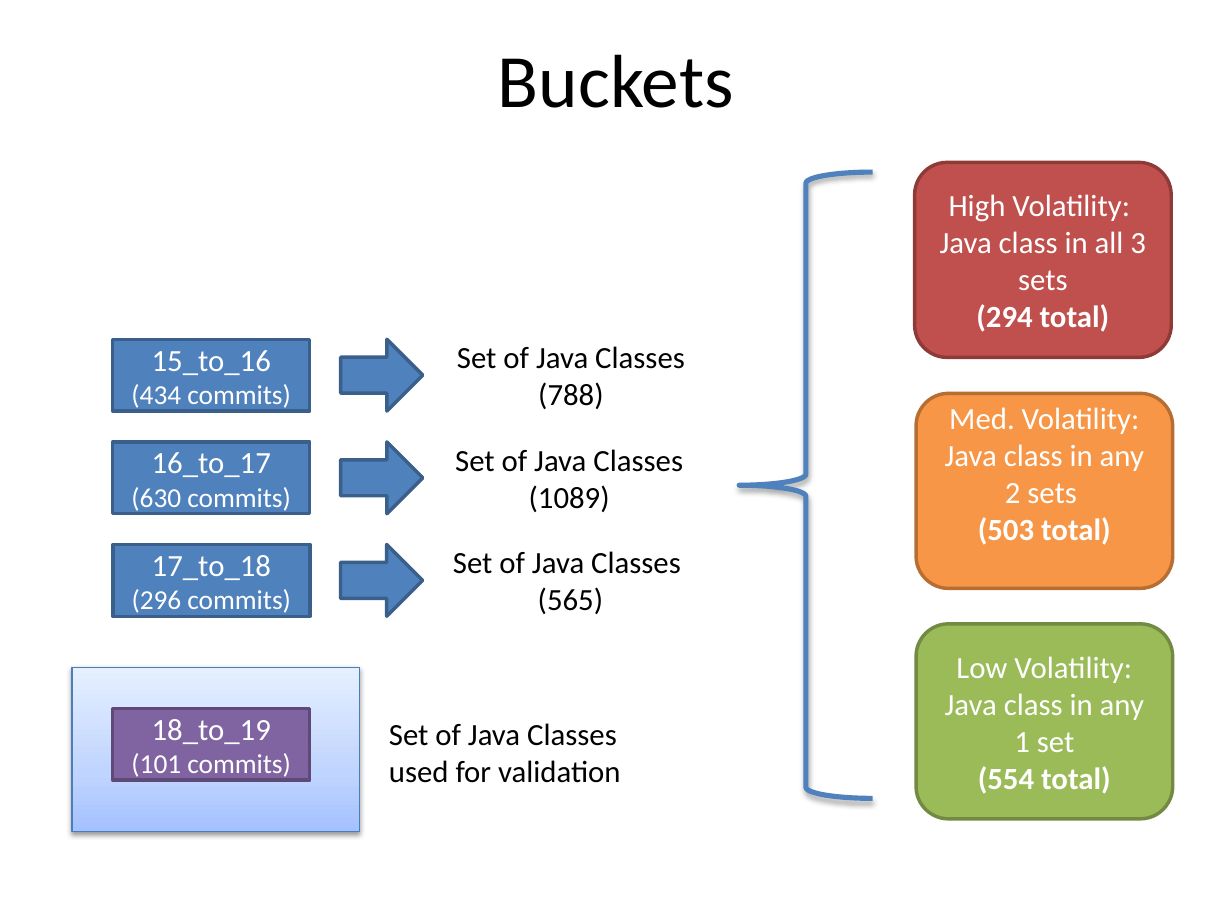
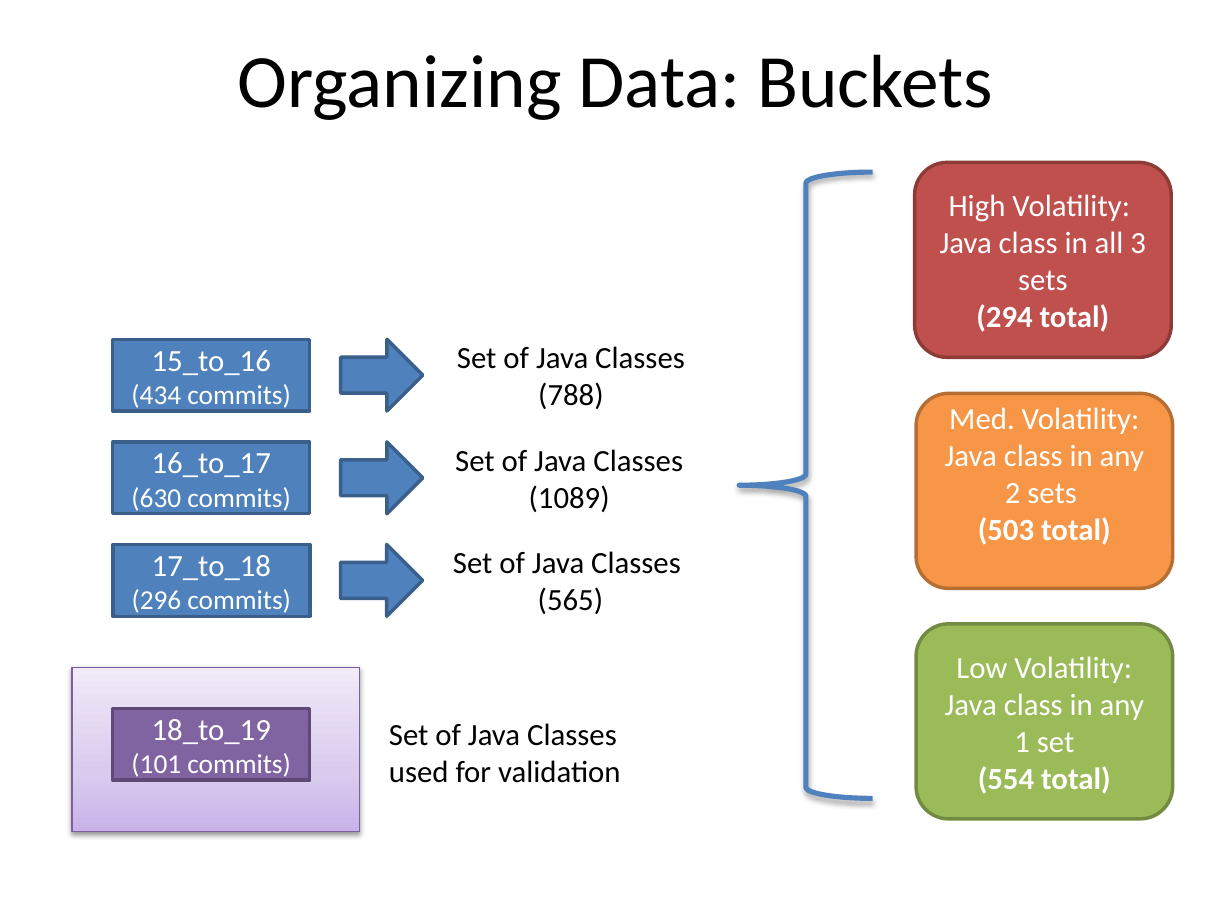
Before and after one commit to tajmilur-rahman/SOEN6611, a slide deck: slide 4 of milestones/Group_Presentation_Volatility.pptx (slide 5 before the commit). Drawn at 1232x924 pixels with LibreOffice and Linux fonts; fonts in the diff are those of the drawing. Boxes give left, top, right and bottom in pixels: in the first picture for what was removed or moved away, otherwise in the second. Text is boxed around its words. In the diff, an @@ line names an element or a change of style, - is before the commit and + after.

```diff
--- a/milestones/Group_Presentation_Volatility.pptx
+++ b/milestones/Group_Presentation_Volatility.pptx
@@ title at (238,54,994,120): text changed @@
-Buckets
+Organizing Data: Buckets
@@ rectangle at (71,668,359,832): fill gradient #A4C4FF to #BFD4FF to #E6EEFF to gradient #C9B5E8 to #D8CBEE to #F0EAF9; outline #4B7EBC 0.75 pt to #7D60A0 0.75 pt @@
```
Also in this commit, not shown: 8 other slides changed, 6 slides added, 1 slide removed, 2 other files.
